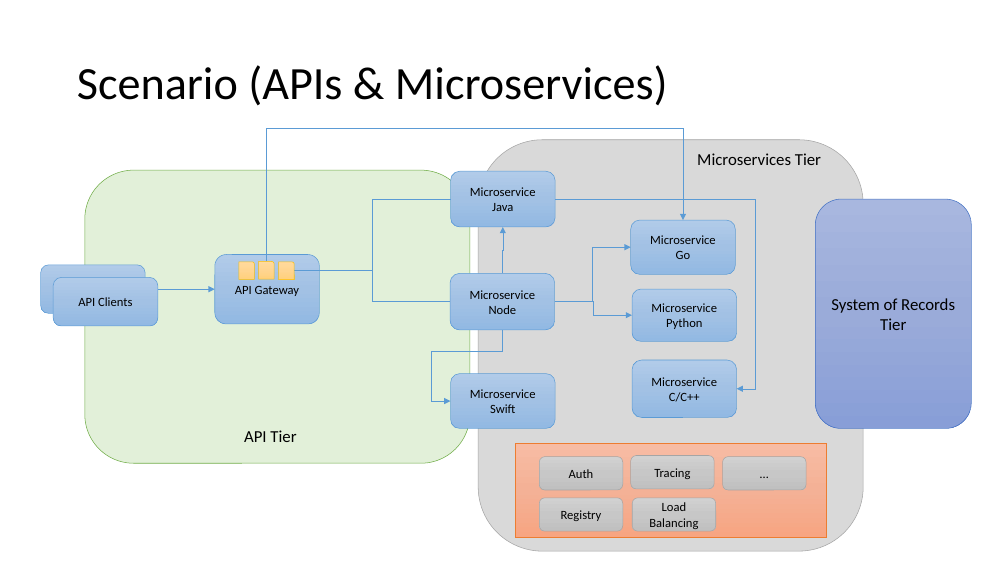
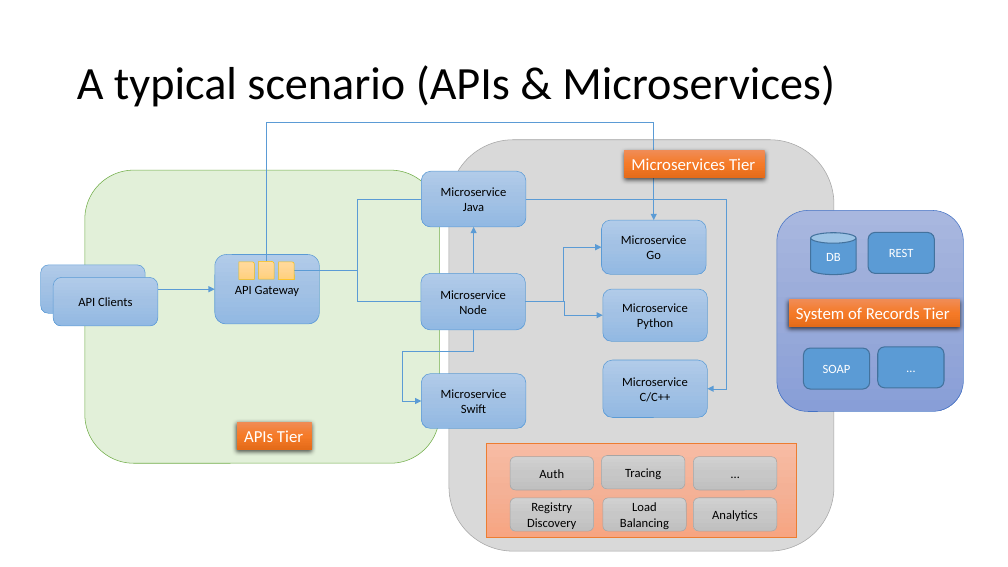
Before and after one commit to strongloop/loopback-example-polyglot, a slide deck: slide 2 of Polyglot Microservices.pptx. Drawn at 1008x567 pixels with LibreOffice and Linux fonts; fonts in the diff are those of the drawing. Boxes give left, top, right and bottom in pixels: in the first picture for what was removed or moved away, otherwise in the second. Text is boxed around its words. In the diff, an @@ line names an element or a change of style, - is before the commit and + after.

Commit message:
Update slides

```diff
--- a/Polyglot Microservices.pptx
+++ b/Polyglot Microservices.pptx
@@ title at (77,65,835,107): text changed @@
-Scenario (APIs & Microservices)
+A typical scenario (APIs & Microservices)
@@ elbow arrow moved from (266, 262) - (683, 220) to (266, 262) - (654, 220) @@
@@ rounded rectangle: place and size @@
-rounded rectangle at (85,170,470,464)
+rounded rectangle at (85,170,439,464)
@@ rectangle "Microservices Tier": place and size @@
-rectangle "Microservices Tier" at (697,153,821,165)
+rectangle "Microservices Tier" at (624,150,765,178)
@@ rectangle "Microservices Tier" at (624,150,765,178): text colour #000000 to #FFFFFF; fill none to gradient #F18C57 to #F67B28 to #E56C19; shadow on @@
@@ elbow line moved from (294, 271) - (451, 199) to (294, 271) - (421, 199) @@
@@ rounded rectangle added at (777,210,964,411), fill gradient #A8B7DF to #9AABD9 to #889ED7, outline #4472C4 0.5 pt @@
@@ cylinder added at (811,233,856,274), fill #5B9BD5, outline #43739E 1 pt, 12 pt, text #FFFFFF @@
+DB
@@ rounded rectangle added at (868,232,935,273), fill #5B9BD5, outline #43739E 1 pt, 12 pt, text #FFFFFF @@
+REST
@@ elbow line moved from (294, 271) - (450, 302) to (294, 271) - (421, 302) @@
@@ rectangle "System of Records Tier": place and size @@
-rectangle "System of Records Tier" at (815,199,971,428)
+rectangle "System of Records Tier" at (789,299,960,327)
@@ rectangle "System of Records Tier" at (789,299,960,327): text colour #000000 to #FFFFFF; alignment centre to left; vertical alignment middle to top; rounded rectangle to rectangle; fill gradient #A8B7DF to #9AABD9 to #889ED7 to gradient #F18C57 to #F67B28 to #E56C19; outline #4472C4 0.5 pt to none; shadow on @@
@@ rounded rectangle added at (804,348,870,389), fill #5B9BD5, outline #43739E 1 pt, 12 pt, text #FFFFFF @@
+SOAP
@@ rounded rectangle added at (878,347,944,388), fill #5B9BD5, outline #43739E 1 pt, 12 pt, text #FFFFFF @@
+…
@@ rectangle "APIs Tier": place and size @@
-rectangle "APIs Tier" at (244,430,296,442)
+rectangle "APIs Tier" at (237,422,312,450)
@@ rectangle "APIs Tier" at (237,422,312,450): fill none to gradient #F18C57 to #F67B28 to #E56C19; shadow on @@
@@ text in rectangle at (244,430,303,442): text changed; text colour #000000 to #FFFFFF @@
-API Tier
+APIs Tier
@@ 12 rounded rectangles, 5 elbow arrows, 1 rectangle: place and size @@
-12 rounded rectangles, 5 elbow arrows, 1 rectangle at (432,140,864,551)
+12 rounded rectangles, 5 elbow arrows, 1 rectangle at (402,140,834,551)
@@ rounded rectangle added at (693,498,777,531), fill gradient #D2D2D2 to #C8C8C8 to #C0C0C0, outline #A5A5A5 0.5 pt, 12 pt, text #000000 @@
+Analytics
@@ text in rounded rectangle at (527,518,576,529): paragraph added @@
+Discovery
```
Also in this commit, not shown: 8 other slides changed.
